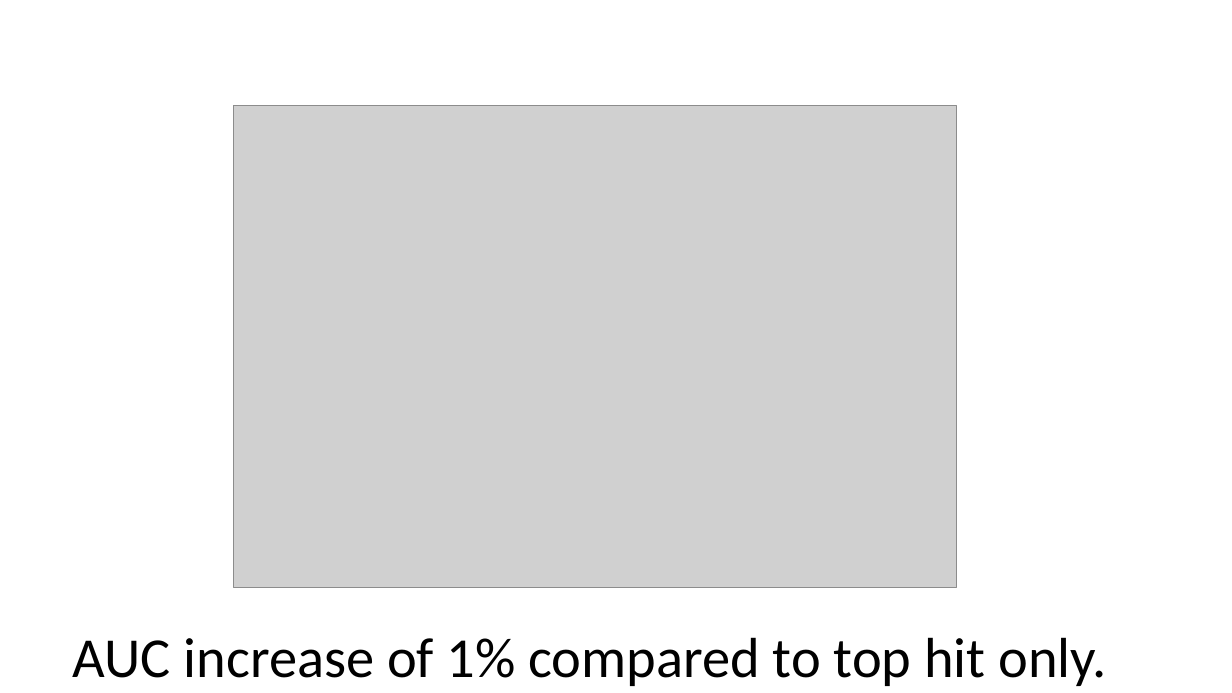
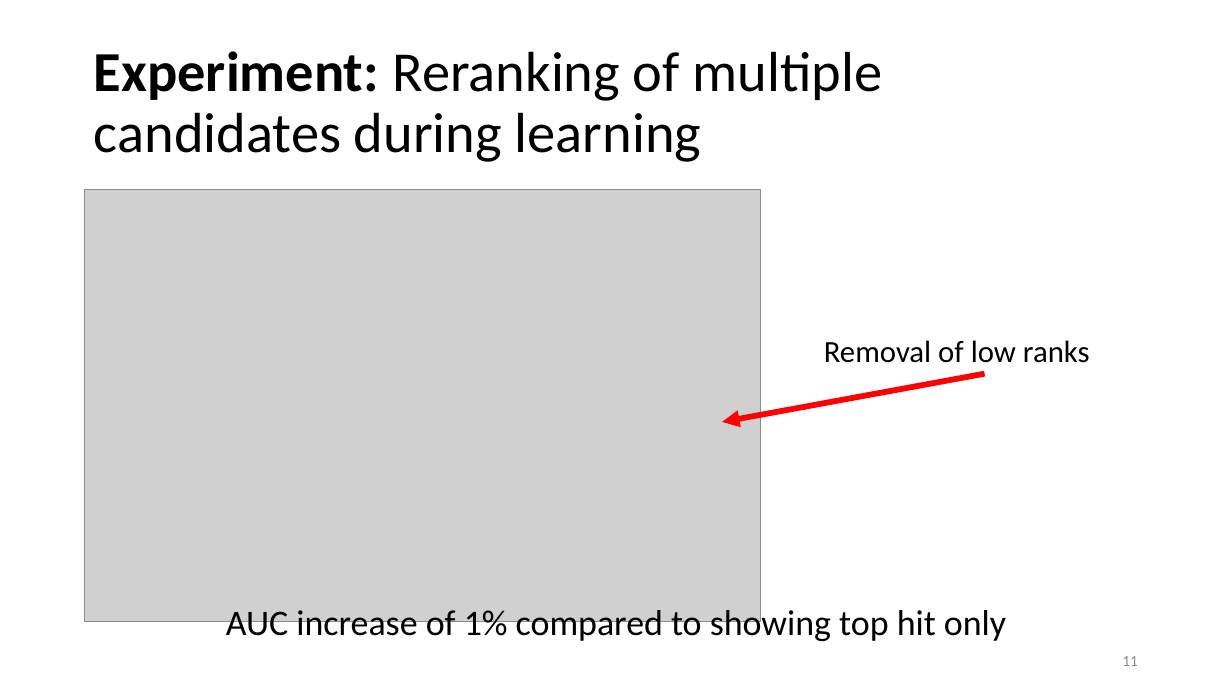
Before and after one commit to emilpaulitz/Bachelor-Thesis, a slide deck: slide 11 of doc/presentation_v2.pptx. Drawn at 1232x693 pixels with LibreOffice and Linux fonts; fonts in the diff are those of the drawing; grey boxes stand for pictures. Boxes give left, top, right and bottom in pixels: in the first picture for what was removed or moved away, otherwise in the second. Text is boxed around its words. In the diff, an @@ line names an element or a change of style, - is before the commit and + after.

```diff
--- a/doc/presentation_v2.pptx
+++ b/doc/presentation_v2.pptx
@@ text added at [94,51,883,162], 44 pt, text #000000 @@
+Experiment: Reranking of multiple candidates during learning
@@ picture: place and size @@
-picture at [234,105,957,588]
+picture at [85,189,761,622]
@@ text added at [824,340,1090,363], 24 pt, text #000000 @@
+Removal of low ranks
@@ arrow added from (985, 373) to (723, 422), #FF0000 4.5 pt @@
@@ text "AUC increase of 1% compared ..." at [226,605,1006,644]: vertical alignment middle to top @@
@@ text at [226,605,1006,644]: text changed; size 44 to 28 pt @@
-AUC increase of 1% compared to top hit only.
+AUC increase of 1% compared to showing top hit only
@@ page number added at [1122,656,1138,666], 12 pt, text #8C8C8C @@
+11
```
Also in this commit, not shown: 14 other slides changed, 2 slides added, 2 slides removed, 7 other files.
